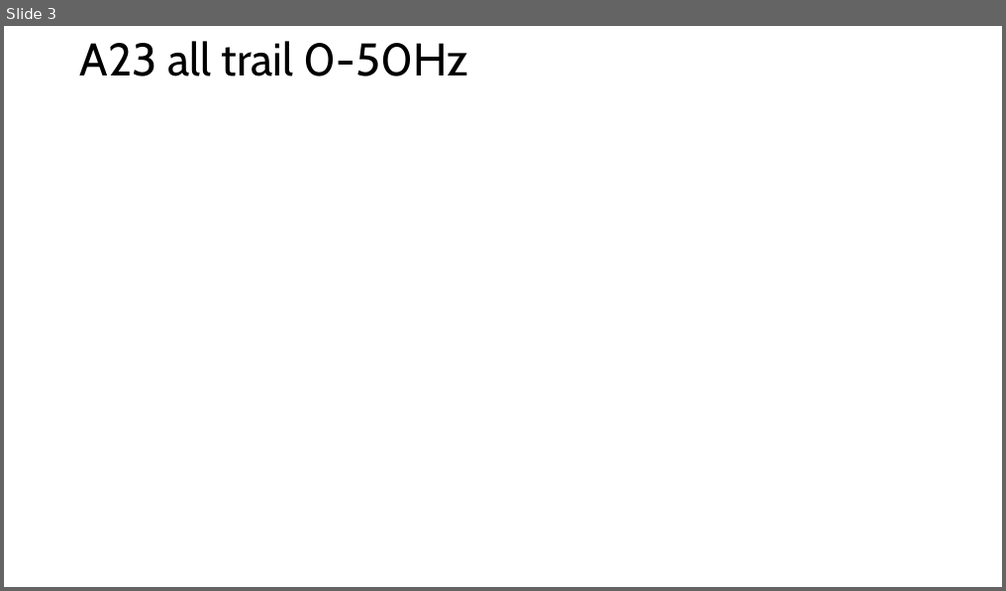
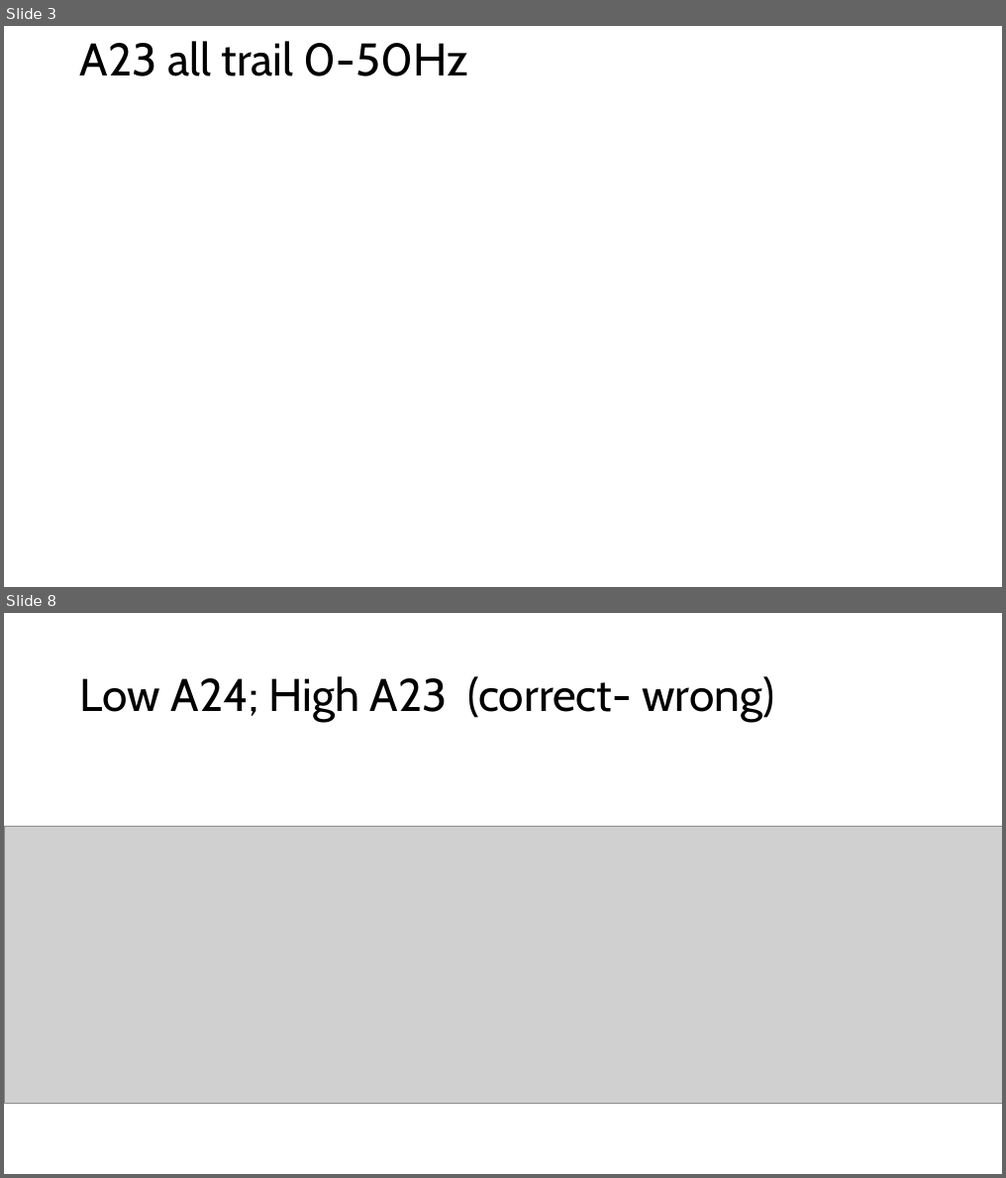
Before and after one commit to QWERTY-Liang/Anlysis_FDI_BCP, a slide deck: SSVEP.pptx. Shown one above the other, each under a label of ours: slide 3 before the commit, slides 3 and 8 after it; the slides between them are not shown. The pictures are 1006x591 and 1006x1178 pixels, drawn with LibreOffice and Linux fonts; fonts in the diff are those of the drawing; grey boxes stand for pictures; background and template pictures are left out. Boxes give left, top, right and bottom in pixels: in the first picture for what was removed or moved away, otherwise in the second. Text is boxed around its words. In the diff, an @@ line names an element or a change of style, - is before the commit and + after.

```diff
--- a/SSVEP.pptx
+++ b/SSVEP.pptx
@@ slide 8 added at (4, 613, 1002, 1174), background #FFFFFF @@
@@ title added at (80, 676, 774, 722), 44 pt, text #000000 @@
+Low A24; High A23 (correct- wrong)
@@ picture added at (4, 827, 1002, 1103) @@
```
Also in this commit, not shown: 7 other slides added, 8 slides removed, 5 other files.
